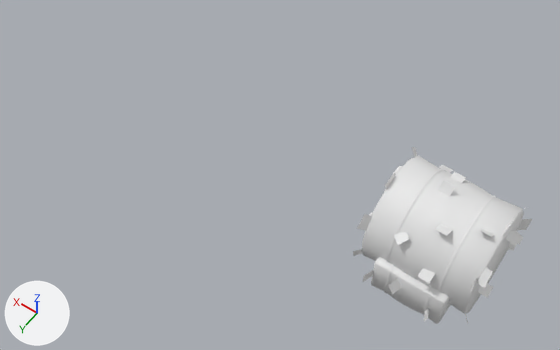
Two versions of the FBX model TheCoCe/TBS/Assets/Import/HayBales.fbx, one commit apart.
One viewpoint serves both versions: a 50 mm camera at (-1.53, 5.69, 8.92) aimed at (2.06, 0.66, 1.02). Every picture has the same lights, and +X, +Y and +Z are marked at lower left. Where no turn or scale is listed for an object, it has been applied to the vertices. Vertices at the same position are counted once.

Names of what the first picture shows: 'RoundBale', 'SquareBale'.
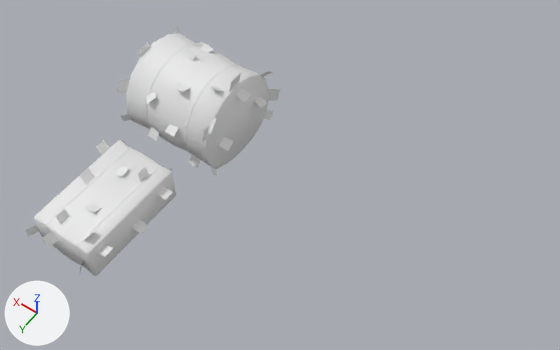
Location of each change, (x1, y1, x2, y2) in pixels of the pictures (560 x 350 px):
'RoundBale', reshaped, moved (9% narrower, 14% shorter)
    before: (353, 147, 532, 323)
    after: (117, 25, 280, 177)
'RoundBale.001', added
    after: (126, 33, 269, 169)
'SquareBale.001', added
    after: (34, 140, 176, 276)
'SquareBale', reshaped, moved
    before: (363, 257, 452, 324)
    after: (26, 140, 173, 272)
part 1 of me_roundbale, deleted
    before: (362, 155, 524, 313)
part 2 of me_roundbale, deleted
    before: (386, 169, 444, 262)
part 3 of me_roundbale, deleted
    before: (438, 196, 496, 292)
part 5 of me_suqarebale, deleted
    before: (384, 265, 396, 293)
part 6 of me_suqarebale, deleted
    before: (423, 288, 435, 315)
part 7 of me_suqarebale, deleted
    before: (371, 257, 451, 324)

What the commit changed:
me_suqarebale is used by ob_squarebale; location (0.0, 0.0, 0.0).
me_suqarebale had 248 vertices, 156 faces and spanned x -0.65..0.63, y -0.97..0.97, z 0.0..0.7.
me_suqarebale now has 72 vertices, 18 faces and spans x -0.65..0.63, y -0.97..0.97, z 0.11..0.7.
me_suqarebale part 5: the loose piece of 60 vertices spanning x 0.25..0.3, y -0.83..0.83, z 0.0..0.58 is deleted.
me_suqarebale part 6: the loose piece of 60 vertices spanning x -0.31..-0.26, y -0.83..0.83, z 0.0..0.58 is deleted.
me_suqarebale part 7: the loose piece of 56 vertices spanning x -0.5..0.5, y -0.83..0.83, z 0.0..0.57 is deleted.
me_suqarebale part 8: the surface is now shaded flat.
me_roundbale is used by ob_roundbale; location (0.0, 0.0, 0.0).
me_roundbale had 344 vertices, 208 faces and spanned x -0.89..0.89, y -0.87..0.82, z -0.01..1.56.
me_roundbale now has 120 vertices, 30 faces and spans x -0.89..0.89, y -0.87..0.82, z -0.01..1.56.
me_roundbale part 1: the loose piece of 128 vertices spanning x -0.75..0.75, y -0.75..0.75, z -0.01..1.4 is deleted.
me_roundbale part 2: the loose piece of 48 vertices spanning x 0.35..0.4, y -0.74..0.74, z 0.0..1.39 is deleted.
me_roundbale part 3: the loose piece of 48 vertices spanning x -0.39..-0.34, y -0.74..0.74, z 0.0..1.39 is deleted.
me_roundbale part 4: the surface is now shaded flat.
Mesh me_suqarebale_001 is new.
It has 176 vertices, 138 faces and spans x -0.5..0.5, y -0.83..0.83, z 0.0..0.58.
It uses material mat_hay (white #e7e7e7).
Mesh me_roundbale_001 is new.
It has 224 vertices, 178 faces and spans x -0.75..0.75, y -0.75..0.75, z -0.01..1.4.
It uses material mat_hay (white #e7e7e7).
Object 'SquareBale' (ob_squarebale) moves from (0.0, 0.0, 0.0) to (4.0, 2.0, 0.0).
Object 'RoundBale' (ob_roundbale) moves from (0.0, 0.0, 0.0) to (4.0, 0.0, 0.0).
Object 'SquareBale.001' (ob_squarebale_001) is new; it shows me_suqarebale_001.
Its location is (4.0, 2.0, 0.0).
Object 'RoundBale.001' (ob_roundbale_001) is new; it shows me_roundbale_001.
Its location is (4.0, 0.0, 0.0).
